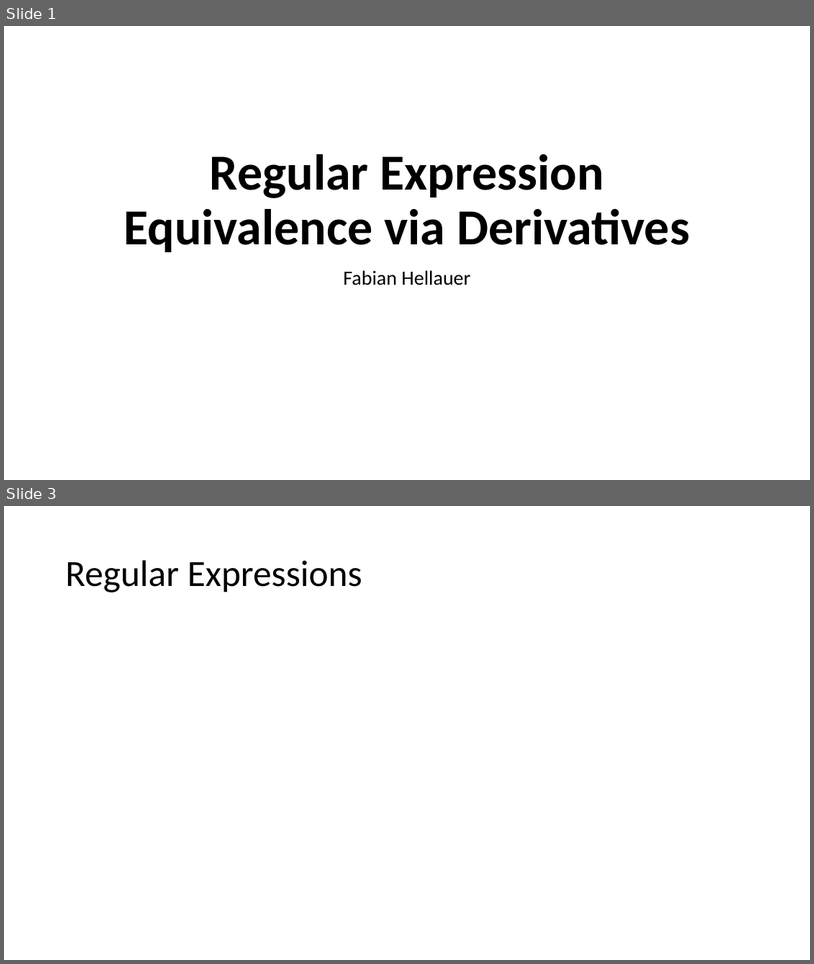
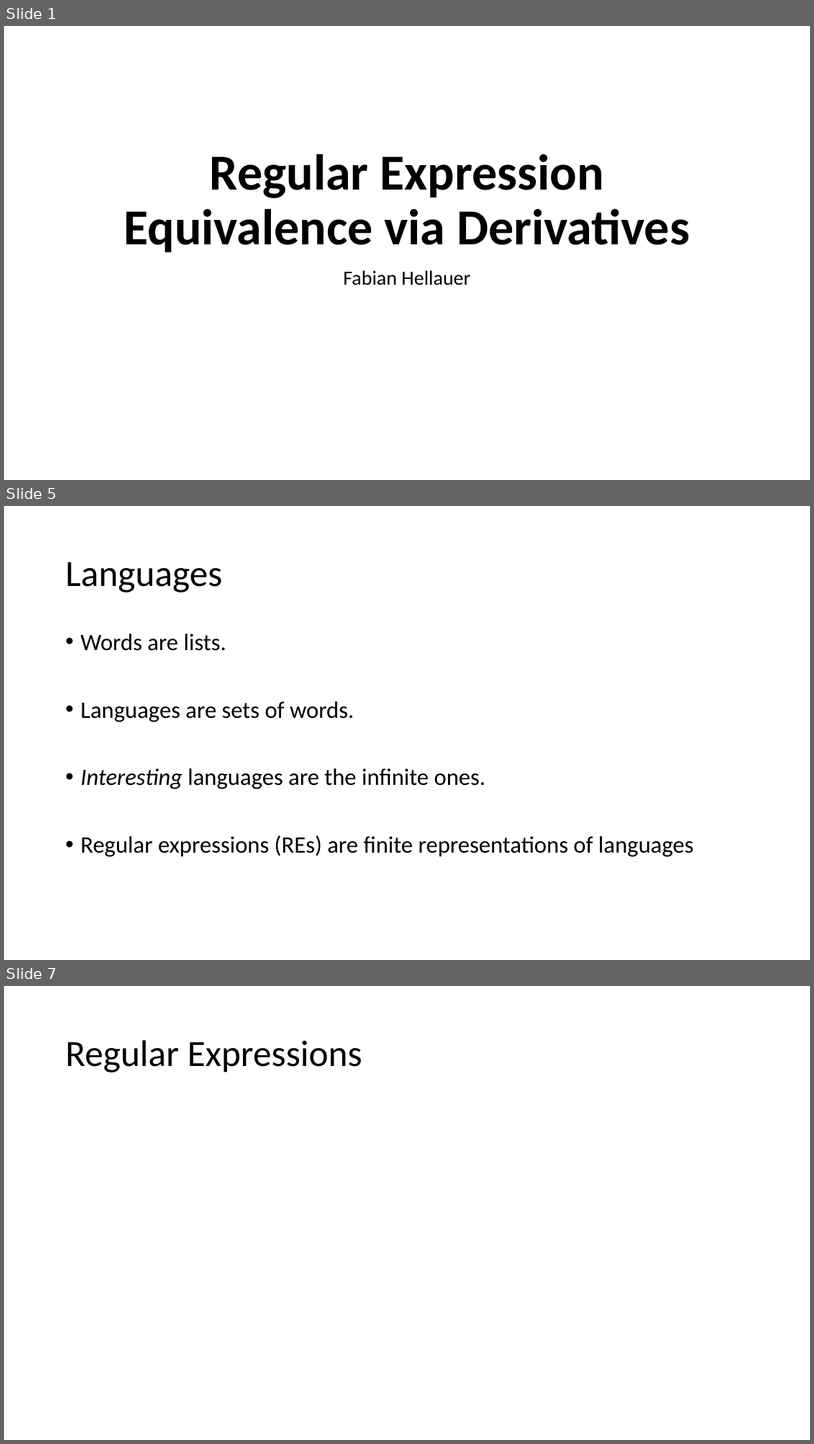
Before and after one commit to Helli/fds_seminar, a slide deck: slides.pptx. Shown one above the other, each under a label of ours: slides 1 and 3 before the commit, slides 1, 5 and 7 after it; the slides between them are not shown. The pictures are 814x964 and 814x1444 pixels, drawn with LibreOffice and Linux fonts; fonts in the diff are those of the drawing; grey boxes stand for pictures. Boxes give left, top, right and bottom in pixels: in the first picture for what was removed or moved away, otherwise in the second. Text is boxed around its words. In the diff, an @@ line names an element or a change of style, - is before the commit and + after.

```diff
--- a/slides.pptx
+++ b/slides.pptx
@@ slide 5 added at (x1=4, y1=506, x2=810, y2=960), background #FFFFFF @@
@@ title added at (x1=65, y1=562, x2=222, y2=592), 44 pt, text #000000 @@
+Languages
@@ text added at (x1=80, y1=633, x2=694, y2=857), 28 pt, text #000000 @@
+• Words are lists.
+• Languages are sets of words.
+• Interesting languages are the infinite ones.
+• Regular expressions (REs) are finite representations of languages
@@ what was slide 3 is now slide 7 @@
```
Also in this commit, not shown: 1 slide changed, 26 other slides added, 2 slides removed, 1 other file.
